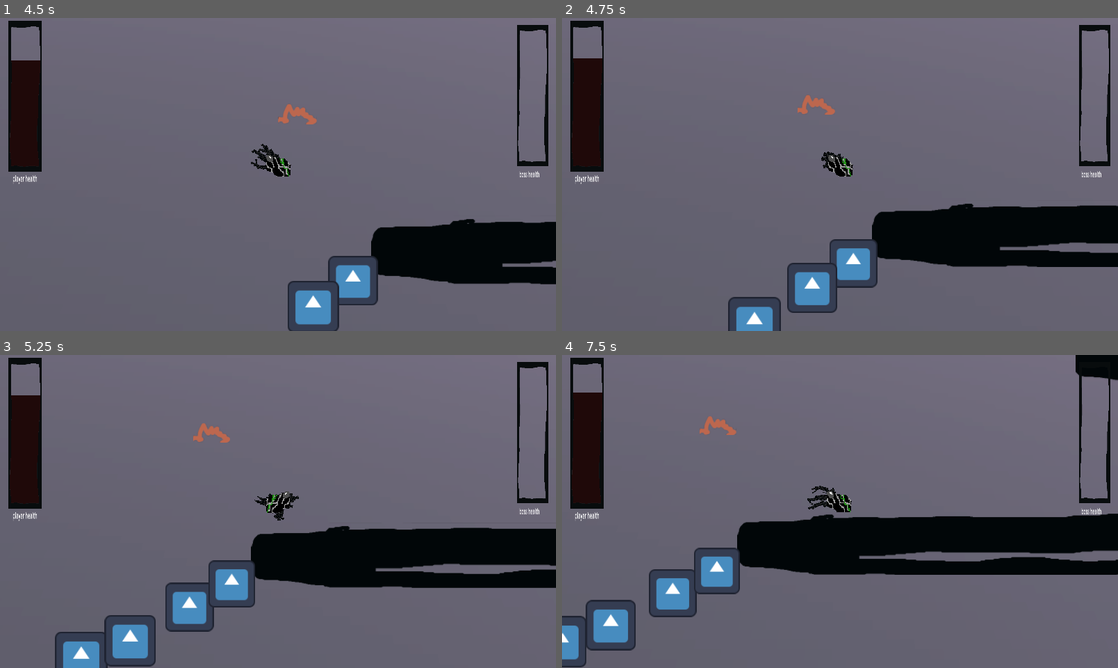
Above: before the commit, frames 1-4 (two rows, left to right).
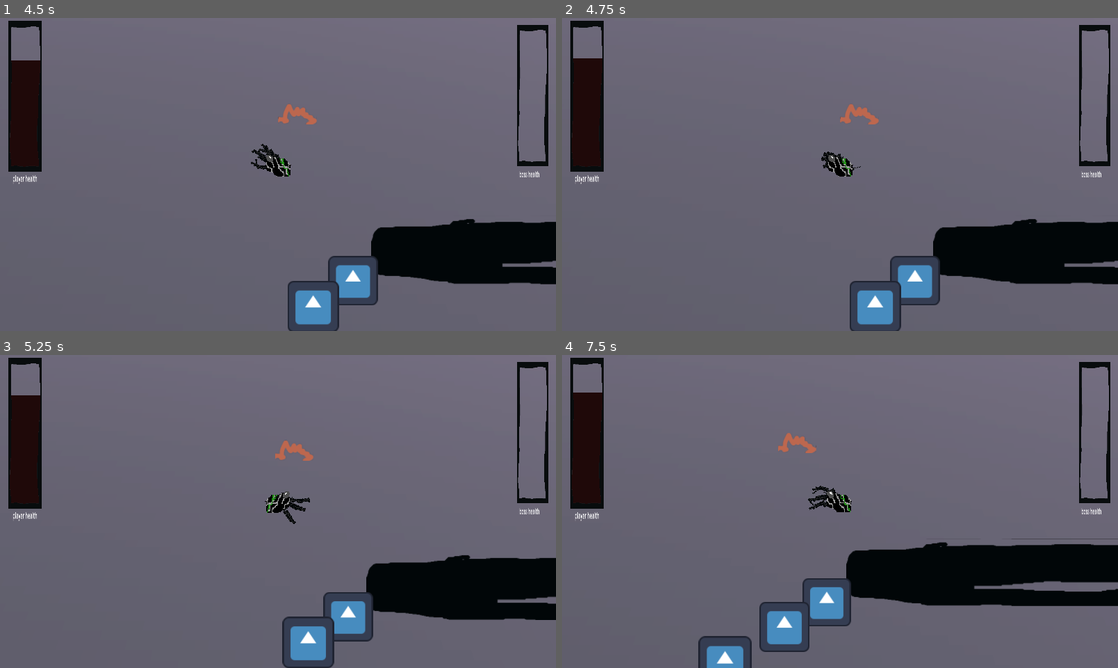
Above: after the commit, the same moments.

Repository: Area9579/Haustoria
Game: Godot game, scene res://Scenes/main.tscn
Same seed, same stepped clock (60 frames per second), same inputs: the game is played once before the commit and once after it. The engine's default icon, where the game draws it, is replaced by a stand-in: a white triangle on a blue panel in a dark square.
Inputs (mouse positions are in pixels of both pictures, inside the frame that each line leads up to):
- Up to frame 1 (4.5 s): move the mouse to (400, 158) at 0.52 s; press the mouse at (400, 158) at 0.53 s; move the mouse to (166, 190) at 1.27 s; release the mouse at (166, 190) at 1.28 s; click (166, 190) at 1.35 s; move the mouse to (333, 105) at 2.02 s; press the mouse at (333, 105) at 2.03 s; right-click (333, 105) at 2.1 s; move the mouse to (250, 237) at 2.77 s; release the mouse at (250, 237) at 2.78 s; click (250, 237) at 2.85 s; move the mouse to (444, 221) at 3.52 s; press the mouse at (444, 221) at 3.53 s; move the mouse to (111, 127) at 4.27 s; release the mouse at (111, 127) at 4.28 s; right-click (111, 127) at 4.35 s
- Up to frame 2 (4.75 s): click (673, 127) at 4.55 s
- Up to frame 3 (5.25 s): move the mouse to (305, 511) at 5.02 s; press the mouse at (305, 511) at 5.03 s
- Up to frame 4 (7.5 s): move the mouse to (756, 433) at 5.77 s; release the mouse at (756, 433) at 5.78 s; click (756, 433) at 5.85 s; move the mouse to (962, 495) at 6.52 s; press the mouse at (962, 495) at 6.53 s; right-click (962, 495) at 6.6 s; move the mouse to (728, 527) at 7.27 s; release the mouse at (728, 527) at 7.28 s; click (728, 527) at 7.35 s

Frame 1 is identical in both runs. In frame 2, 12% of the frame differs, in the area x 29-100%, y 24-100%; in frame 3, 19%; in frame 4, 22%, in the area x 0-100%, y 0-100%.

Commit message:
FIXED THE MOVEMENT AGAIN
hopefully for the last time

Diff:
--- a/Scripts/player.gd
+++ b/Scripts/player.gd
@@ -5,11 +5,9 @@
 @onready var slime = preload("res://Scenes/ink.tscn")
 @onready var sprite_3d: AnimatedSprite3D = $Sprite3D
 
-var clickPositionx
-var clickPositionz
 var frozen = false
 
-const SPEED = 10.0 #used for launching speed
+const SPEED = 2.0 #used for launching speed
 const JUMP_VELOCITY = 4.5
 const BOUNCE_MULTIPLIER = 5.0 #how much the player bounces off surfaces
 const VELOCITY_MULTIPLIER = 30.0 #used to calculate how snappy the drag is
@@ -17,7 +15,7 @@
 var oldMousePosition: Vector3
 var oldGrabPosition: Vector2
 var oldPlayerPosition: Vector3
-var mouseVelocity: Vector3
+var launchVelocity: Vector3
 
 func _physics_process(delta: float) -> void:
 	$Limbs.rotation.y = getDirectionVector().angle()
@@ -40,11 +38,11 @@
 
 
 	if Input.is_action_pressed("Left Click"): #as you hold the mouse button drag the player
-		getMouseVelocity()
+		launch()
 		dragSelf()
 
 	if Input.is_action_just_released("Left Click") and dashCooldown.is_stopped():
-		velocity = mouseVelocity
+		velocity = launchVelocity
 		dashCooldown.start()
 
 	#move using velocity and check to bounce off surfaces
@@ -114,8 +112,9 @@
 	else:
 		return Vector2(getMouseWorldPosition().x-position.x,getMouseWorldPosition().z-position.z)
 
-func getMouseVelocity(): #gets the velocity of the mouse to launch the player in
-	mouseVelocity = -Vector3(Input.get_last_mouse_velocity().x/1000,0,Input.get_last_mouse_velocity().y/1000) * SPEED
+func launch(): #gets the velocity of the mouse to launch the player in
+	launchVelocity = velocity * SPEED
+
 
 func attack(): #put tween position as a parameter
 	#might want to tween to the right position to attack and fit the animation.
Not shown: 1 places in Scenes/main.tscn that only renumber resources
Not shown: 1 places in Scenes/poison.tscn that only renumber resources
